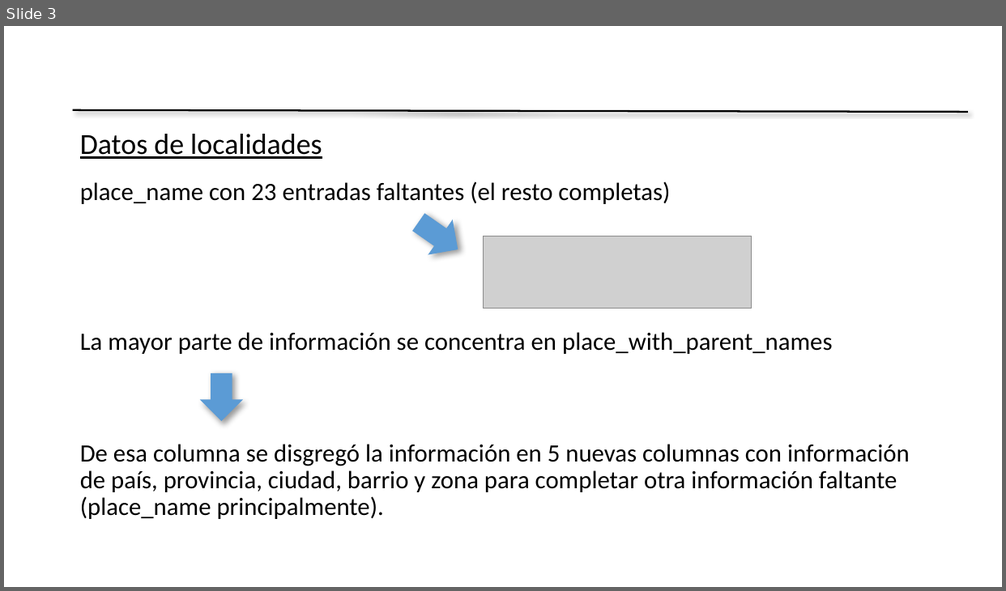
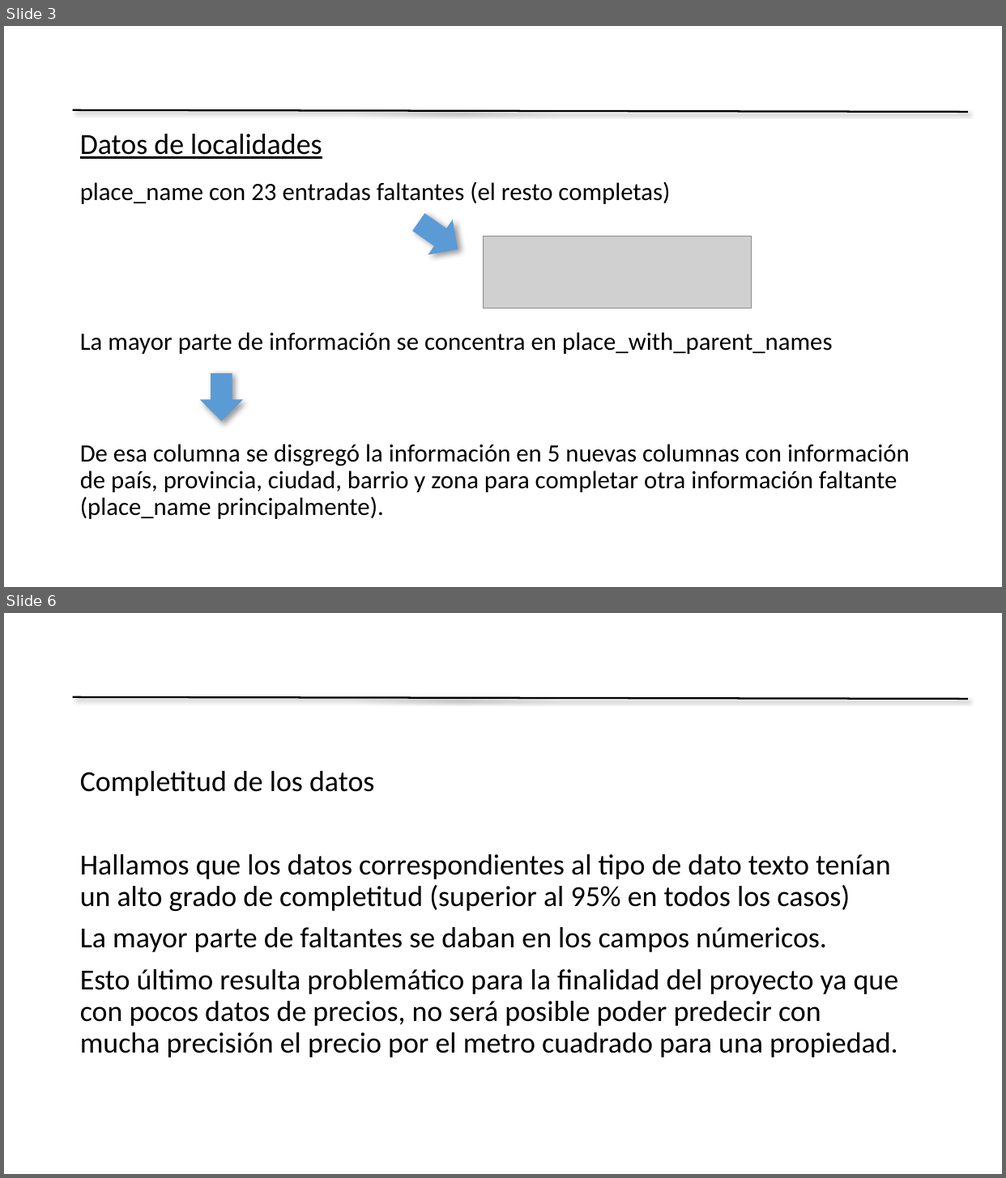
Before and after one commit to rdgagliano/DataScience-Grupo3, a slide deck: Presentation Desafio1 Grupo3.pptx. Shown one above the other, each under a label of ours: slide 3 before the commit, slides 3 and 6 after it; the slides between them are not shown. The pictures are 1006x591 and 1006x1178 pixels, drawn with LibreOffice and Linux fonts; fonts in the diff are those of the drawing; grey boxes stand for pictures; background and template pictures are left out. Boxes give left, top, right and bottom in pixels: in the first picture for what was removed or moved away, otherwise in the second. Text is boxed around its words. In the diff, an @@ line names an element or a change of style, - is before the commit and + after.

```diff
--- a/Presentation Desafio1 Grupo3.pptx
+++ b/Presentation Desafio1 Grupo3.pptx
@@ slide 6 added at (4,613,1002,1174), background picture (left out); not listed: 1 template element that a slide beside it also shows @@
@@ text added at (80,771,899,1058), 28 pt, text #000000 @@
+Completitud de los datos
+Hallamos que los datos correspondientes al tipo de dato texto tenían un alto grado de completitud (superior al 95% en todos los casos)
+La mayor parte de faltantes se daban en los campos númericos.
+Esto último resulta problemático para la finalidad del proyecto ya que con pocos datos de precios, no será posible poder predecir con mucha precisión el precio por el metro cuadrado para una propiedad.
```
Also in this commit, not shown: 8 other slides added, 4 slides removed.
